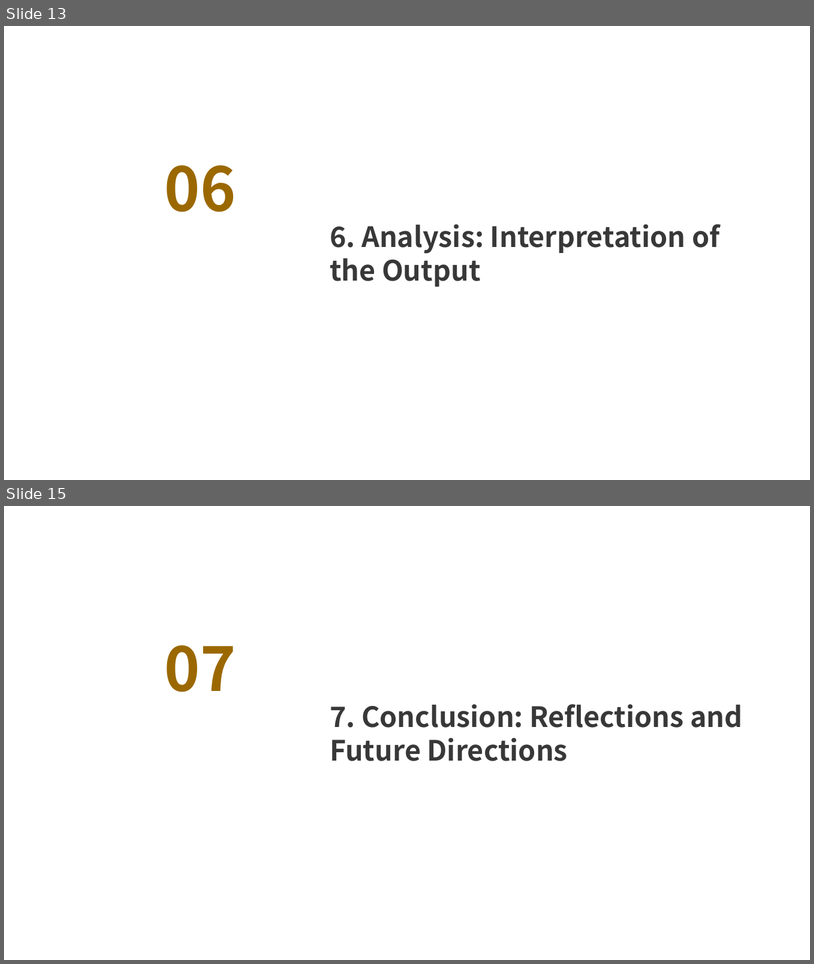
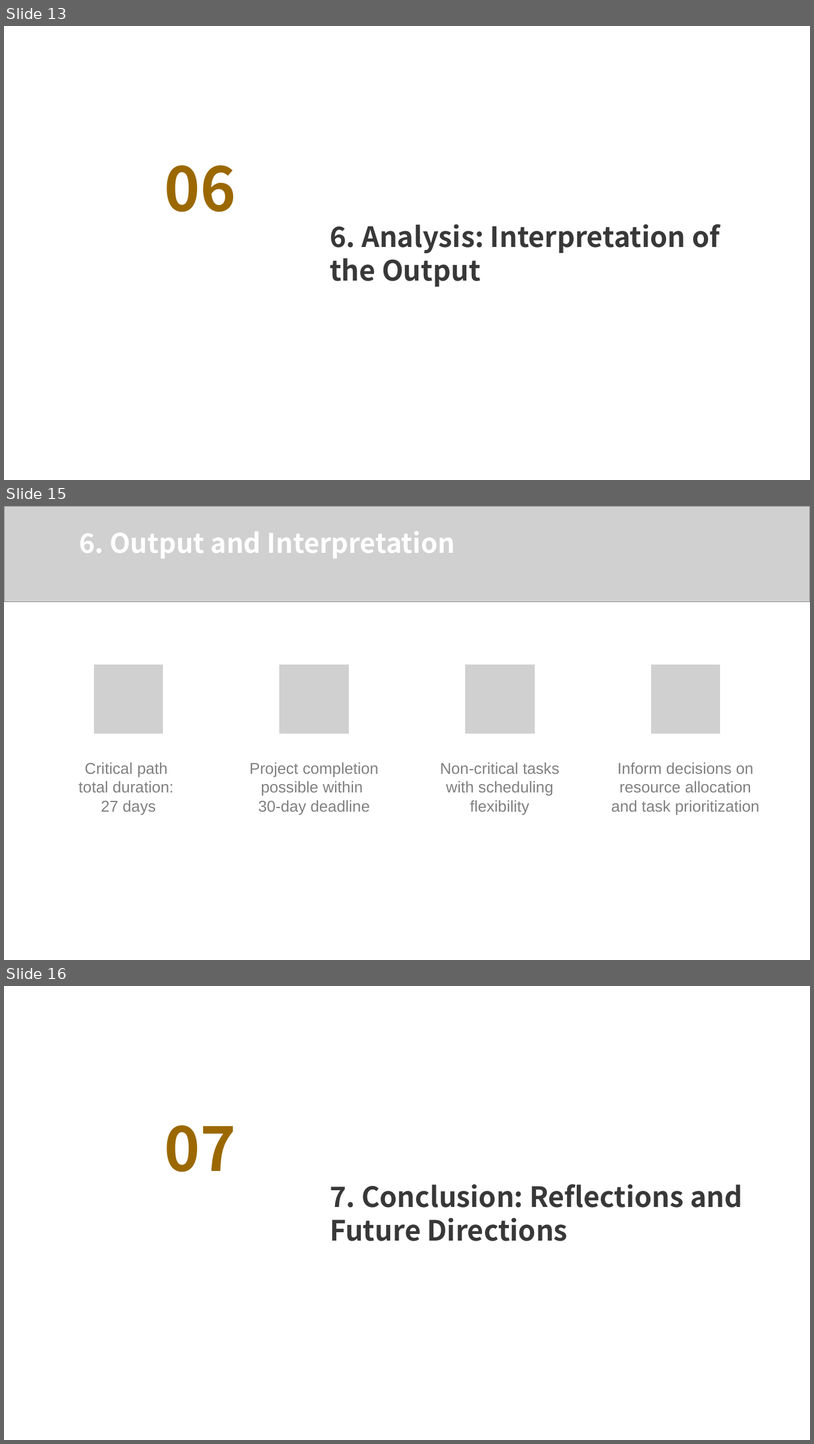
Before and after one commit to z-q-ying/CS-5002-Project, a slide deck: CS_5002_FinalProject_Slides_QiuyingZhou_ZhiweiZhou.pptx. Shown one above the other, each under a label of ours: slides 13 and 15 before the commit, slides 13, 15 and 16 after it; the slides between them are not shown. The pictures are 814x964 and 814x1444 pixels, drawn with LibreOffice and Linux fonts; fonts in the diff are those of the drawing; grey boxes stand for pictures; background and template pictures are left out. Boxes give left, top, right and bottom in pixels: in the first picture for what was removed or moved away, otherwise in the second. Text is boxed around its words. In the diff, an @@ line names an element or a change of style, - is before the commit and + after.

```diff
--- a/CS_5002_FinalProject_Slides_QiuyingZhou_ZhiweiZhou.pptx
+++ b/CS_5002_FinalProject_Slides_QiuyingZhou_ZhiweiZhou.pptx
@@ slide 15 added at (4, 506, 810, 960), background #FFFFFF @@
@@ picture added at (4, 506, 810, 602) @@
@@ text added at (79, 531, 455, 558), 24 pt, text #FFFFFF, bold @@
+6. Output and Interpretation
@@ group added at (78, 663, 760, 815): 4 pictures, 4 texts @@
+Critical path
+total duration:
+27 days
+Project completion possible within
+30-day deadline
+Non-critical tasks
+with scheduling flexibility
+Inform decisions on resource allocation and task prioritization
@@ what was slide 15 is now slide 16 @@
```
Also in this commit, not shown: 6 slides changed, 3 other files.
